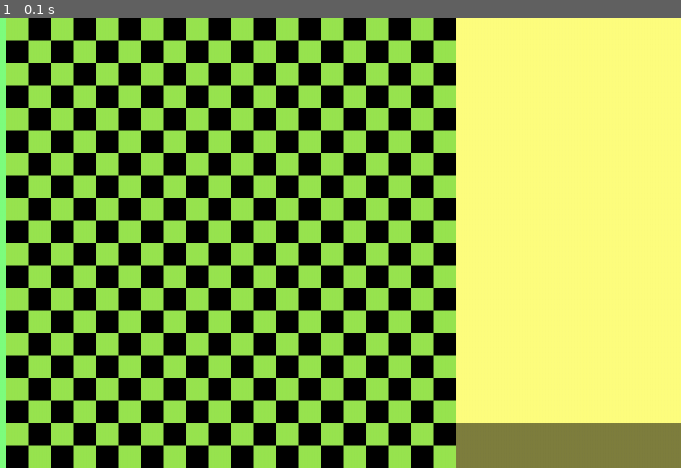
Above: before the commit, frame 1.
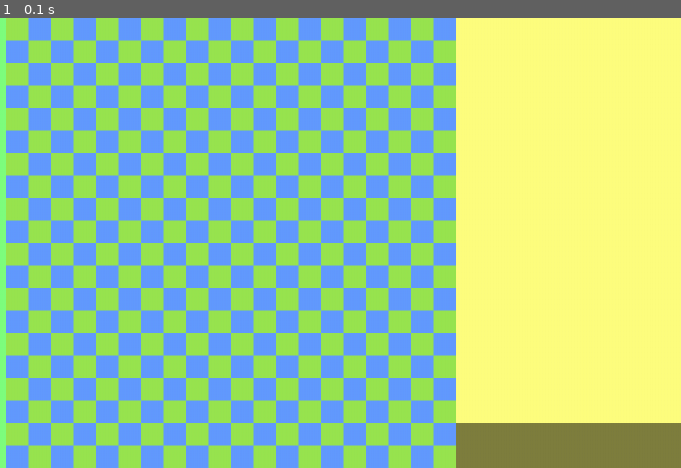
Above: after the commit, the same moment.

Repository: Coul33t/iso_tbs
Game: pygame game, started from main.py
The game is run twice, just before and just after one commit, with the same random seed, the same clock (stepped at 60 frames per second) and the same inputs.
Inputs:
- Up to frame 1 (0.1 s): no input

The runs differ from the first frame. In frame 1, 34% of the frame differs, in the area x 0-67%, y 0-100%.

Commit message:
Fixed blitting problem in Spritesheet class

Diff:
--- a/engine.py
+++ b/engine.py
@@ -53,8 +53,8 @@
         self.gamemap.create_default_terrain()
 
         for i in range(3, 6):
-            self.actors.append(Actor('soldier', 's', 0, sprite=0xE100, color=TEAM_COLORS[0], x=i, y=1, movement=1,
-                                     stats=Stats(3,3,1)))
+            self.actors.append(Actor('soldier', 's', 0, sprite=0xE100, color=TEAM_COLORS[0],
+                                     x=i, y=1, movement=1, stats=Stats(3,3,1)))
         for i in range(0, 10, 2):
             self.actors.append(Actor('barbarian', 'b', 1, sprite=0xE101, color=TEAM_COLORS[1], x=i, y=8, movement=2,
                                      stats=Stats(3,2,0)))
@@ -155,16 +155,7 @@
             self.game_state = 'end_turn'
 
     def check_under_mouse(self):
-        self.under_mouse = None
-
-        mx = blt.state(blt.TK_MOUSE_X)
-        my = blt.state(blt.TK_MOUSE_Y)
-        off_mouse = Point(floor((mx / TERRAIN_SCALE_X) - self.map_offset.x),
-                                     floor((my / TERRAIN_SCALE_Y) - self.map_offset.y))
-
-        for a in self.actors:
-            if a != self.unit_turn and a.x == off_mouse.x and a.y == off_mouse.y:
-                self.under_mouse = a
+        pass
 
     def blit_debug(self, surface, color, screen, alpha=128):
         to_blit = pygame.Surface((surface.pv_w, surface.pv_h))
@@ -174,15 +165,15 @@
 
     def render(self):
         # Clean display
-        self.window.fill((0,0,0))
+        self.window.fill((0, 0, 0))
 
         if DEBUG:
-            red = pygame.Color(255,0,0)
-            green = pygame.Color(0,255,0)
-            blue = pygame.Color(0,0,255)
-            yellow = pygame.Color(255,255,0)
-            black = pygame.Color(0,0,0)
-            white = pygame.Color(255,255,255)
+            red = pygame.Color(255, 0, 0)
+            green = pygame.Color(0, 255 ,0)
+            blue = pygame.Color(0, 0, 255)
+            yellow = pygame.Color(255, 255, 0)
+            black = pygame.Color(0, 0, 0)
+            white = pygame.Color(255, 255, 255)
 
             self.blit_debug(WINDOW_SIZE, white, self.window, alpha=255)
             self.blit_debug(MAP_PANEL, blue, self.window, alpha=128)
--- /dev/null
+++ b/pygame_test.py
@@ -0,0 +1,18 @@
+import pygame
+from pygame.locals import QUIT
+from tools import Spritesheet
+
+pygame.init()
+window = pygame.display.set_mode((100, 100))
+
+spritesheet = Spritesheet('res/spritesheet.png')
+spritesheet.load_all_sprites()
+
+while True:
+    for event in pygame.event.get():
+        if event.type == QUIT:
+            pygame.quit()
+
+    for i, sprite in enumerate(spritesheet.sprites[0]):
+        window.blit(sprite, (i*32, 0))
+    pygame.display.update()
--- a/tools.py
+++ b/tools.py
@@ -58,14 +58,14 @@
         self.sheet = None
         self.set_spritesheet(path)
         self.size = self.sheet.get_rect().size
-        self.rows = int(self.size[1] / TILE_SIZE_X)
-        self.cols = int(self.size[0] / TILE_SIZE_Y)
+        self.rows = int(self.size[1] / TILE_SIZE_Y)
+        self.cols = int(self.size[0] / TILE_SIZE_X)
         self.sprites = []
 
     def set_spritesheet(self, path):
         try:
             self.sheet = pygame.image.load(path)
-        except:
+        except pygame.error:
             print('ERROR: error while loading the spritesheet.')
 
     def load_sprite(self, row, col, sprite_size=(TILE_SIZE_X, TILE_SIZE_Y)):
@@ -81,11 +81,10 @@
         col = col * TILE_SIZE_X
 
         sprite = pygame.Surface((sprite_size[0], sprite_size[1])).convert()
-        sprite.blit(self.sheet, (row, col))
+        sprite.blit(self.sheet, (0, 0), area=(col, row, sprite_size[0], sprite_size[1]))
         return sprite
 
     def load_all_sprites(self):
-        sprite_size=(TILE_SIZE_X, TILE_SIZE_Y)
 
         for i in range(self.rows):
             new_row = []
